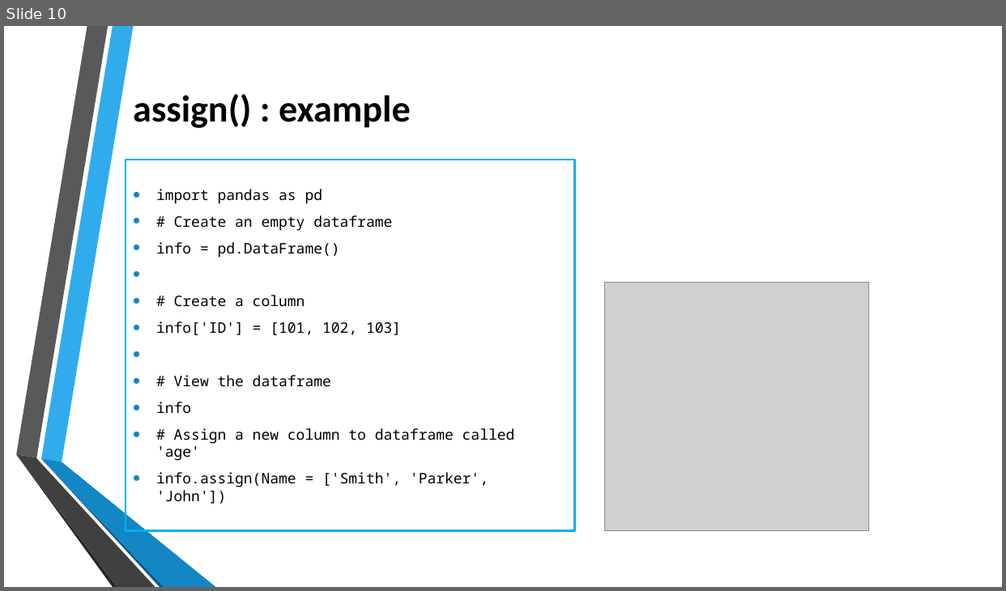
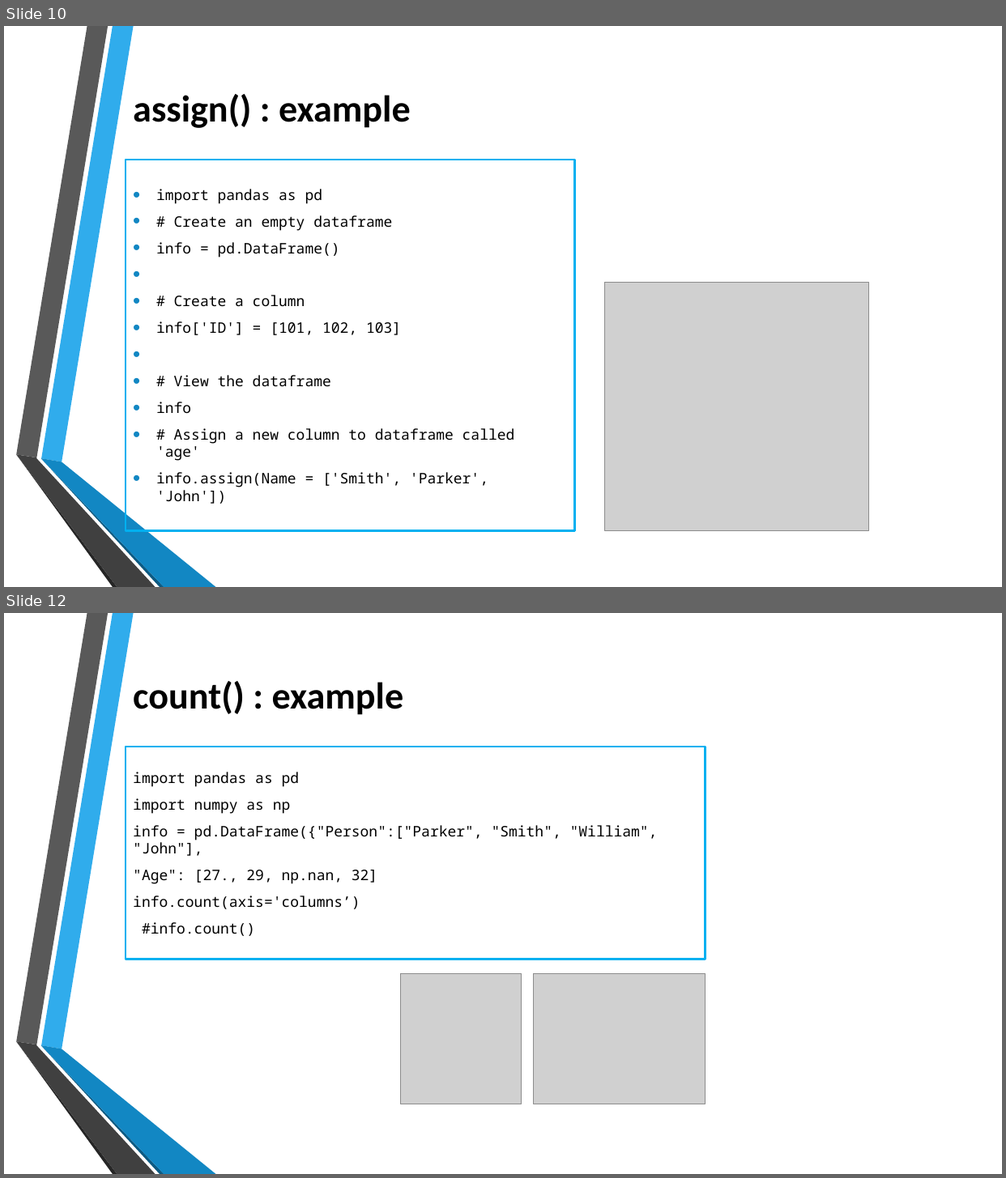
Before and after one commit to thetnaingtunerp/dax, a slide deck: PythonDAX/2 Data Analysis Pandas Function.pptx. Shown one above the other, each under a label of ours: slide 10 before the commit, slides 10 and 12 after it; the slides between them are not shown. The pictures are 1006x591 and 1006x1178 pixels, drawn with LibreOffice and Linux fonts; fonts in the diff are those of the drawing; grey boxes stand for pictures; background and template pictures are left out. Boxes give left, top, right and bottom in pixels: in the first picture for what was removed or moved away, otherwise in the second. Text is boxed around its words. In the diff, an @@ line names an element or a change of style, - is before the commit and + after.

```diff
--- a/PythonDAX/2 Data Analysis Pandas Function.pptx
+++ b/PythonDAX/2 Data Analysis Pandas Function.pptx
@@ slide 12 added at (4, 613, 1002, 1174), background picture (left out); not listed: 6 template elements that a slide beside it also shows @@
@@ title added at (133, 681, 404, 715), 36 pt, text #000000, bold @@
+count() : example
@@ text added at (126, 747, 705, 960), outline #00B0F0 2.25 pt, 14 pt, text #000000 @@
+import pandas as pd
+import numpy as np
+info = pd.DataFrame({"Person":["Parker", "Smith", "William", "John"],
+"Age": [27., 29, np.nan, 32]
+info.count(axis='columns’)
+#info.count()
@@ picture added at (401, 973, 522, 1104) @@
@@ picture added at (533, 973, 705, 1104) @@
```
Also in this commit, not shown: 2 other slides added, 1 other file.
